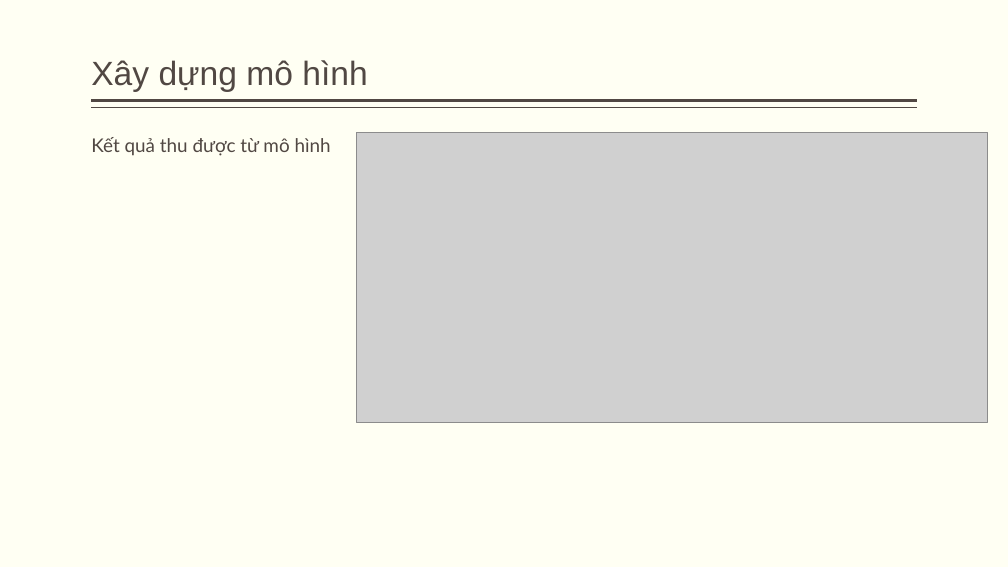
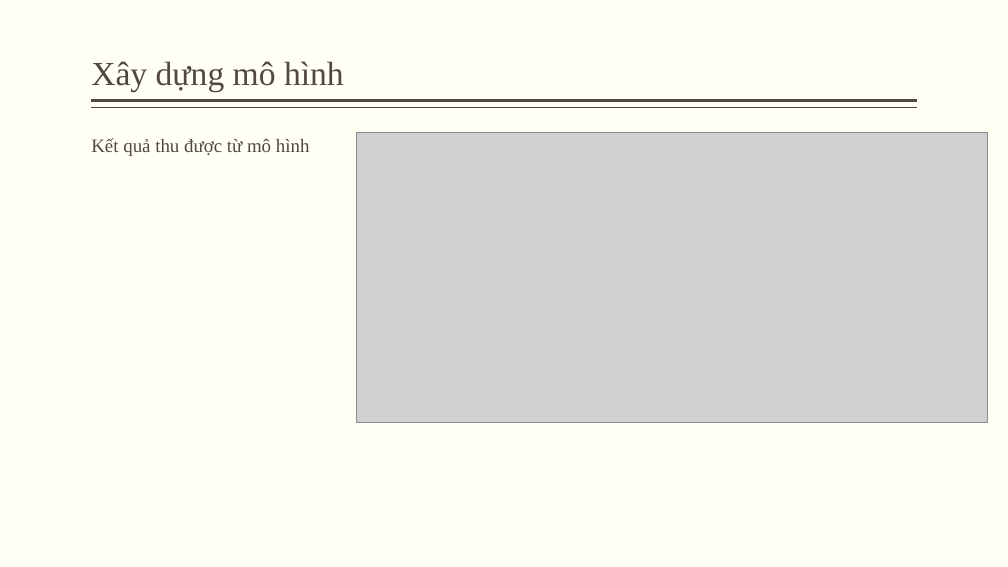
Before and after one commit to Tuan-Lee-23/Data-Science-Final-Project, a slide deck: slide 23 of reports/Slide.pptx. Drawn at 1008x567 pixels with LibreOffice and Linux fonts; fonts in the diff are those of the drawing; grey boxes stand for pictures. Boxes give left, top, right and bottom in pixels: in the first picture for what was removed or moved away, otherwise in the second. Text is boxed around its words. In the diff, an @@ line names an element or a change of style, - is before the commit and + after.

```diff
--- a/reports/Slide.pptx
+++ b/reports/Slide.pptx
@@ title "Xây dựng mô hình" at bbox=[91, 61, 344, 92]: font Arial to Times New Roman @@
@@ text "Kết quả thu được từ ..." at bbox=[91, 138, 310, 156]: font Lato to Times New Roman @@
```
Also in this commit, not shown: 18 other slides changed, 4 slides added, 1 slide removed.
